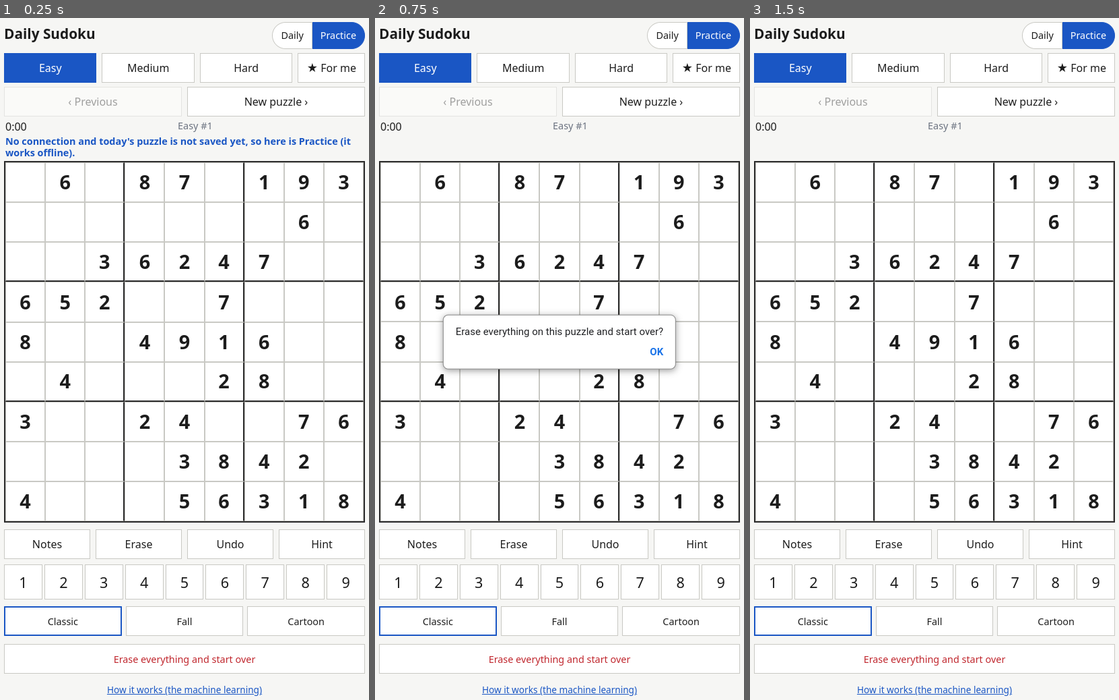
Above: before the commit, frames 1-3 (left to right).
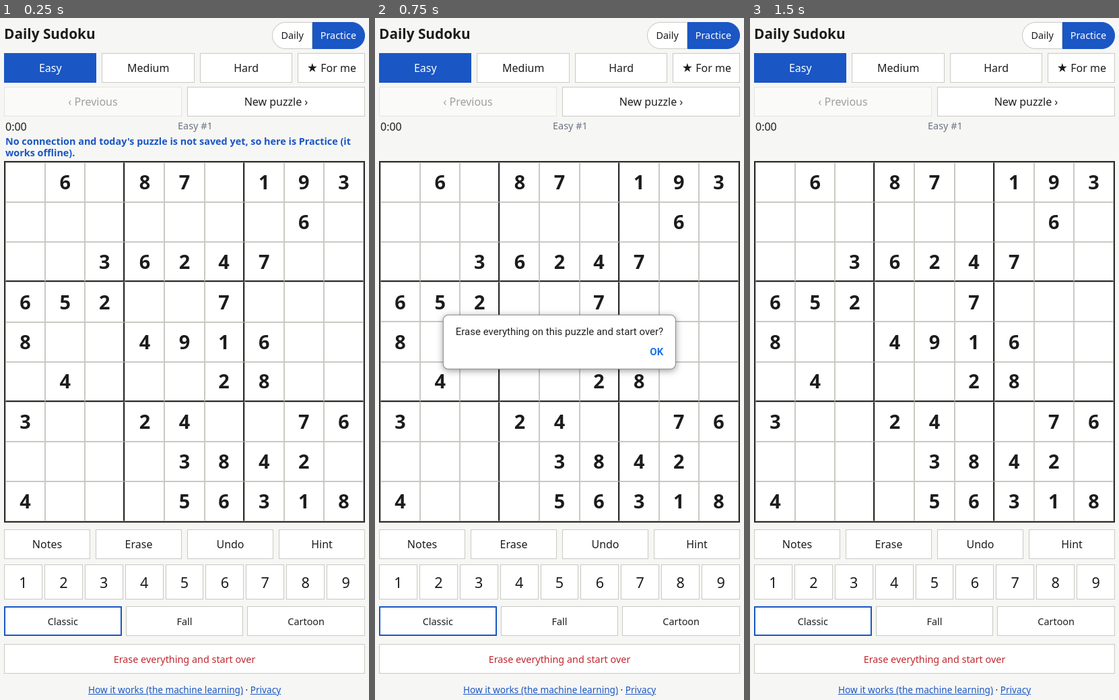
Above: after the commit, the same moments.

Repository: aiyma-a/daily-sudoku
Game: browser game, page docs/index.html
Same seed, same stepped clock (60 frames per second), same inputs: the game is played once before the commit and once after it. When the page shows a pop-up message, it is drawn as a white box for half a second while everything else waits; a line starting with > is the answer the replay typed.
Inputs:
- Up to frame 1 (0.25 s): no input
- Up to frame 2 (0.75 s): click "Easy" at 0.27 s; click "Erase everything and start ov…" at 0.52 s
- Up to frame 3 (1.5 s): tap Space at 1.1 s

The runs differ from the first frame. In frame 1, 0.3% of the frame differs, in the area x 23-77%, y 97-100%; in frame 2, 0.3%; in frame 3, 0.3%.

Commit message:
Add privacy policy page and footer link
Co-Authored-By: Claude Sonnet 5.5 <noreply@anthropic.com>

Diff:
--- a/docs/index.html
+++ b/docs/index.html
@@ -55,7 +55,7 @@
     <button id="reset">Erase everything and start over</button>
   </div>
   <p id="error" hidden></p>
-  <p id="how"><a href="how.html">How it works (the machine learning)</a></p>
+  <p id="how"><a href="how.html">How it works (the machine learning)</a> &middot; <a href="privacy.html">Privacy</a></p>
 </main>
 <script src="confetti.js"></script>
 <script src="hint.js"></script>
--- /dev/null
+++ b/docs/privacy.html
@@ -0,0 +1,49 @@
+<!doctype html>
+<html lang="en">
+<head>
+<meta charset="utf-8">
+<meta name="viewport" content="width=device-width, initial-scale=1">
+<title>Daily Sudoku: Privacy Policy</title>
+<link rel="stylesheet" href="style.css">
+<style>
+  p, li { line-height: 1.5; font-size: .95rem; }
+  h2 { font-size: 1.05rem; margin: 18px 0 4px; }
+  a.back { display: inline-block; margin: 8px 0; color: var(--accent); }
+</style>
+</head>
+<body>
+<main>
+  <a class="back" href="./">&larr; Back to the puzzles</a>
+  <h1>Privacy Policy</h1>
+  <p><small>Last updated: 3 November 2026</small></p>
+  <p>Daily Sudoku is a puzzle game. It does not collect, send or sell any personal information. This page explains what that means.</p>
+
+  <h2>What we collect</h2>
+  <p>Nothing. There are no accounts, no sign-in, no ads, no analytics and no tracking.</p>
+
+  <h2>What stays on your device</h2>
+  <p>To let you continue where you stopped, the game saves these items in your device's own storage:</p>
+  <ul>
+    <li>your puzzle progress, notes and Practice puzzle numbers;</li>
+    <li>your settings (theme, level, Daily or Practice mode);</li>
+    <li>a small "just right for you" profile, based on how fast you solve, used to pick puzzles for you.</li>
+  </ul>
+  <p>This data never leaves your device. We cannot see it. The "Erase everything and start over" button deletes it. Clearing the app's data or uninstalling the app also deletes it.</p>
+
+  <h2>Network use</h2>
+  <p>The game downloads the daily puzzles and the app files from our website (GitHub Pages) so it can work offline. Like any website, the host may see technical details of a request, such as your IP address. We do not receive or use that information. We send no data about you or your play.</p>
+
+  <h2>Third parties</h2>
+  <p>We do not share data with anyone, because we do not have any. The game contains no third-party code for advertising, analytics or tracking.</p>
+
+  <h2>Children</h2>
+  <p>The game is not aimed at children under 13. It collects no data from anyone, including children.</p>
+
+  <h2>Changes</h2>
+  <p>If this ever changes, for example if we add an optional feature that sends data, we will update this page and the date above before that feature is released.</p>
+
+  <h2>Contact</h2>
+  <p>Questions: open an issue at <a href="https://github.com/aiyma-a/daily-sudoku/issues">github.com/aiyma-a/daily-sudoku/issues</a>.</p>
+</main>
+</body>
+</html>
--- a/docs/sw.js
+++ b/docs/sw.js
@@ -1,11 +1,11 @@
 "use strict";
 // Service worker: keeps the game and recent puzzles on the phone so it opens
 // and plays with no connection. Bump VERSION when the file list changes.
-const VERSION = "v1";
+const VERSION = "v1p";
 const CACHE = `daily-sudoku-${VERSION}`;
 const SHELL = [
   "./", "index.html", "style.css", "app.js", "hint.js", "engine.js", "skill.js",
-  "mistake.js", "confetti.js", "how.html", "manifest.webmanifest",
+  "mistake.js", "confetti.js", "how.html", "privacy.html", "manifest.webmanifest",
   "ml/hint_model.json", "ml/mistake_model.json", "ml/difficulty_model.json",
   "ml/summary.json", "ml/importance.png", "ml/predicted_vs_real.png",
   "icons/icon-192.png", "icons/icon-512.png", "icons/apple-touch-icon.png",
